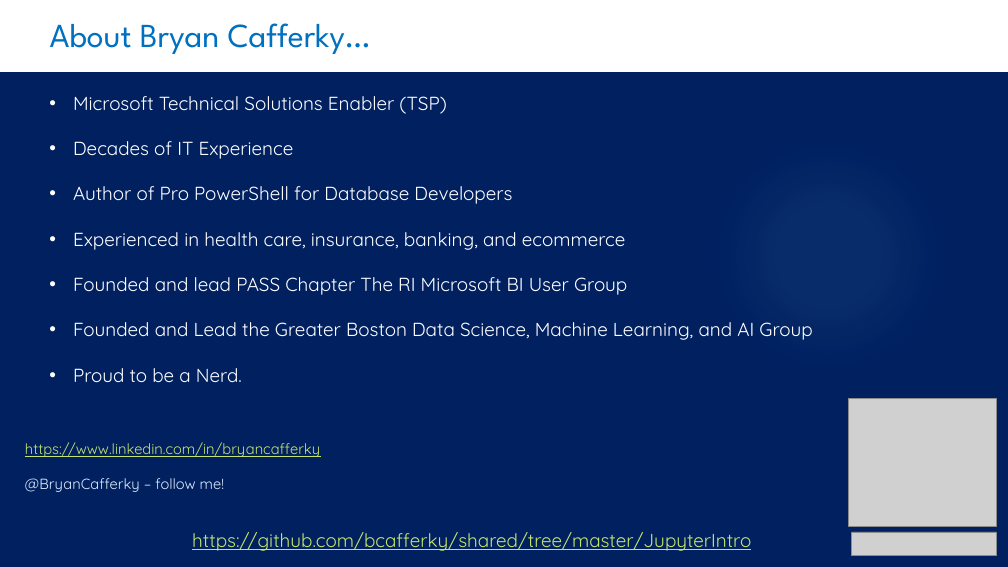
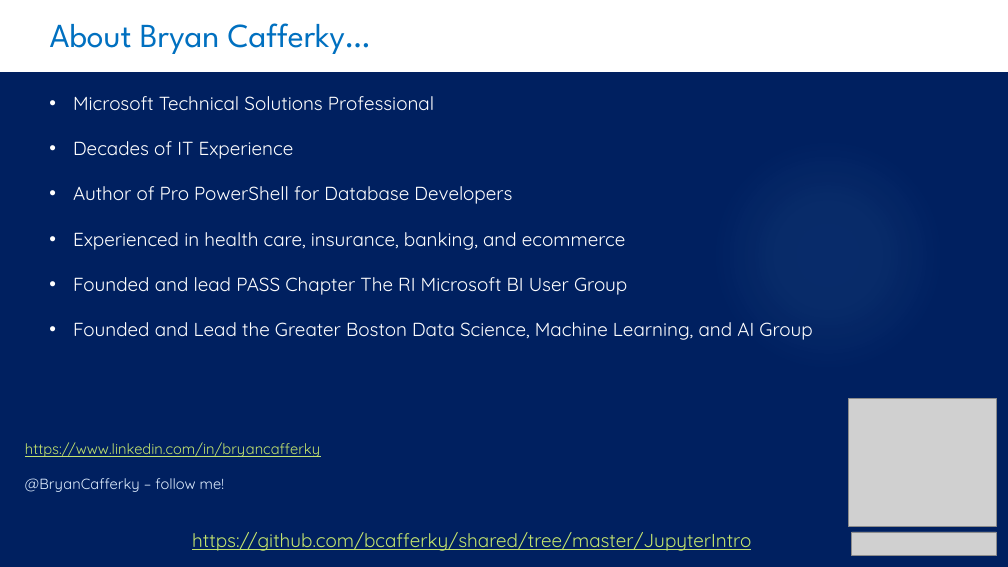
Before and after one commit to bcafferky/shared, a slide deck: slide 3 of JupyterIntro/Intro_to_Jupyter_Notebooks_part1.pptx (slide 2 before the commit). Drawn at 1008x567 pixels with LibreOffice and Linux fonts; fonts in the diff are those of the drawing; grey boxes stand for pictures; background and template pictures are left out. Boxes give left, top, right and bottom in pixels: in the first picture for what was removed or moved away, otherwise in the second. Text is boxed around its words. In the diff, an @@ line names an element or a change of style, - is before the commit and + after.

```diff
--- a/JupyterIntro/Intro_to_Jupyter_Notebooks_part1.pptx
+++ b/JupyterIntro/Intro_to_Jupyter_Notebooks_part1.pptx
@@ text at [73, 96, 434, 111]: text changed @@
-• Microsoft Technical Solutions Enabler (TSP)
+• Microsoft Technical Solutions Professional
@@ text at [73, 368, 242, 382]: paragraph removed @@
-• Proud to be a Nerd.
```
Also in this commit, not shown: 2 other slides changed, 2 slides added, 1 other file.
